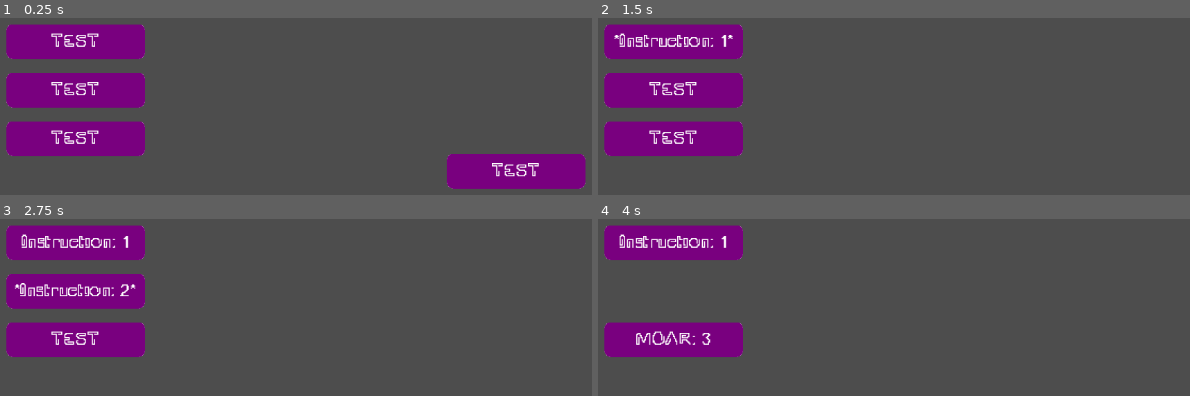
Above: before the commit, frames 1-4 (two rows, left to right).
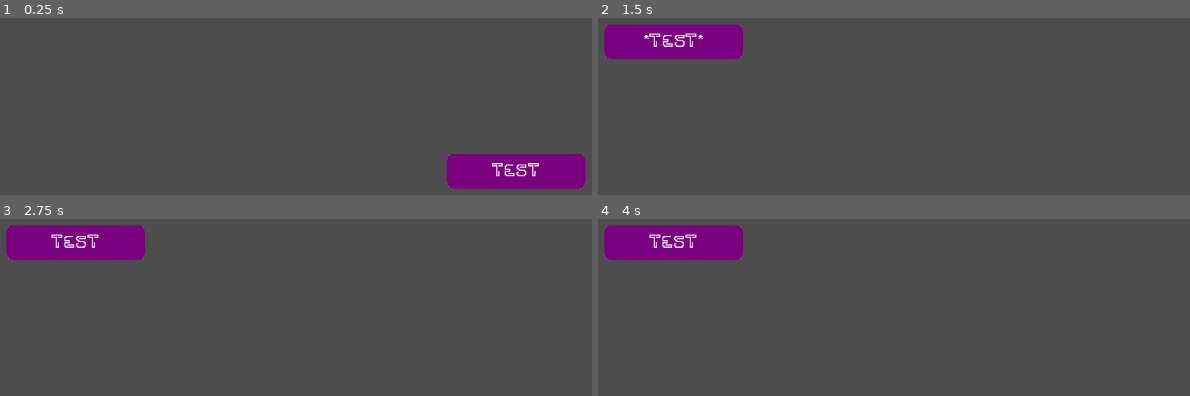
Above: after the commit, the same moments.

Repository: drakin769/GameJam2024
Game: Godot game, scene res://level.tscn
The game is run twice, just before and just after one commit, with the same random seed, the same clock (stepped at 60 frames per second) and the same inputs.
Inputs (mouse positions are in pixels of both pictures, inside the frame that each line leads up to):
- Up to frame 1 (0.25 s): no input
- Up to frame 2 (1.5 s): tap Enter at 0.5 s; move the mouse to (1113, 171) at 0.52 s; press the mouse at (1113, 171) at 0.53 s; tap Space at 1.25 s; move the mouse to (674, 41) at 1.27 s; release the mouse at (674, 41) at 1.28 s; click (674, 41) at 1.35 s
- Up to frame 3 (2.75 s): tap Enter at 2 s; move the mouse to (76, 291) at 2.02 s; press the mouse at (76, 291) at 2.03 s
- Up to frame 4 (4 s): tap Space at 2.75 s; move the mouse to (674, 339) at 2.77 s; release the mouse at (674, 339) at 2.78 s; click (674, 339) at 2.85 s; tap Enter at 3.5 s; move the mouse to (1172, 326) at 3.52 s; press the mouse at (1172, 326) at 3.53 s

The runs differ from the first frame. In frame 1, 14% of the frame differs, in the area x 1-25%, y 3-78%; in frame 2, 10%; in frame 3, 10%; in frame 4, 5.4%.

Commit message:
trying something with user-interfaces

Diff:
--- /dev/null
+++ b/ControlInstruction.tscn
@@ -0,0 +1,17 @@
+[gd_scene load_steps=3 format=3 uid="uid://co31uua5lqah3"]
+
+[ext_resource type="Script" path="res://control_instruction.gd" id="1_yvtmr"]
+[ext_resource type="PackedScene" uid="uid://c8b40isxv7bp5" path="res://Instruction.tscn" id="2_l5qpr"]
+
+[node name="ControlInstruction" type="Control"]
+layout_mode = 3
+anchors_preset = 15
+anchor_right = 1.0
+anchor_bottom = 1.0
+grow_horizontal = 2
+grow_vertical = 2
+mouse_filter = 1
+script = ExtResource("1_yvtmr")
+
+[node name="Instruction" parent="." instance=ExtResource("2_l5qpr")]
+position = Vector2(101, 25)
--- /dev/null
+++ b/control_instruction.gd
@@ -0,0 +1,44 @@
+extends Control
+
+@onready var instruction_node: Node2D = $Instruction
+
+
+var child_data = null;
+
+func _ready():
+	print("classing _ready in control_instruction", instruction_node)
+	_initialize_instruction_internal();
+	update_control_size()
+
+## This is called from the outside, on some other classe's onready, so be careful with this.
+func initialize_instruction(data: Dictionary):
+	print("attempting to init instruction", data)
+	child_data = data;
+
+func _initialize_instruction_internal():
+	print("_initialize_instruction_internal", child_data)
+	if instruction_node && child_data:
+		# Assuming data contains the necessary information for the Instruction node
+		instruction_node.givename(child_data["blockname"])
+		instruction_node.number = child_data["number"]
+		#instruction_node.unlocked = data["unlocked"]
+		#instruction_node.is_held = data["is_held"]
+		#instruction_node.able_to_be_held = data["able_to_be_held"]
+	else:
+		print("no Instruction found :(")
+
+
+
+func update_control_size():
+	var node_size = get_node2d_size(instruction_node)
+	print("Node2D size: ", node_size)
+	custom_minimum_size = node_size
+	size = node_size
+
+func get_node2d_size(node: Node2D) -> Vector2:
+	# Assume the Node2D has a child Sprite2D
+	var sprite = node.get_child(0) if node.get_child_count() > 0 else null
+	if sprite and sprite is Sprite2D:
+		return sprite.texture.get_size() * sprite.scale
+	else:
+		return Vector2(100, 100) # Default size if no Sprite2D found
--- a/global.gd
+++ b/global.gd
@@ -1,2 +1,11 @@
 extends Node
 var is_dragging = false
+
+var game_area_grid: GridContainer = null
+
+signal game_area_grid_loaded(grid: GridContainer)
+
+func set_game_area_grid_container(container: GridContainer):
+	print("set and emit() grid", container)
+	game_area_grid = container
+	game_area_grid_loaded.emit(container)
--- a/instruction.gd
+++ b/instruction.gd
@@ -6,6 +6,7 @@
 	#hard shut down it from moving, like if an instruction is left there for a puzzle, or at end of level
 var offset: Vector2
 var blockname = "TEST"
+var number: int = 0
 
 func _on_area_2d_mouse_entered():
 	if not global.is_dragging:
@@ -27,5 +28,6 @@
 			global_position=get_global_mouse_position() - offset
 		elif Input.is_action_just_released("click"):
 			global.is_dragging = false
+
 func givename(proposedname):
 	blockname = proposedname
--- a/level.gd
+++ b/level.gd
@@ -3,12 +3,33 @@
 var instruction_counter = 0
 
 func _ready():
-	create_instruction("Instruction: ")
-	create_instruction("Instruction: ")
-	create_instruction("MOAR: ")
-func create_instruction(blockname):
-	var new_block = preload("res://Instruction.tscn").instantiate()
-	new_block.global_position = instruction_spawn_point[instruction_counter]
+	global.game_area_grid_loaded.connect(_create_blocks)
+
+
+func _create_blocks(grid: GridContainer):
+	print("_create_blocks", grid, global.game_area_grid)
+	create_instruction("Instruction: ", grid)
+	create_instruction("Instruction: ", grid)
+	create_instruction("MOAR: ", grid)
+
+func create_instruction(blockname, grid: GridContainer = null):
+	var new_instruction_scene = preload("res://ControlInstruction.tscn").instantiate()
+	#var new_block = preload("res://Instruction.tscn").instantiate()
+	#new_block.global_position = instruction_spawn_point[instruction_counter]
+
 	instruction_counter+=1
-	add_child(new_block)
-	new_block.givename(blockname+str(instruction_counter))
+	var data = {
+		"blockname": blockname + str(instruction_counter),
+		"number": instruction_counter
+	}
+
+	new_instruction_scene.initialize_instruction(data)
+
+	if grid:
+		grid.add_child(new_instruction_scene)
+	elif global.game_area_grid:
+		global.game_area_grid.add_child(new_instruction_scene)
+	else:
+		print("boo, no grid")
+	#add_child(new_block)
+	#new_block.givename(blockname+str(instruction_counter))
--- /dev/null
+++ b/ui/userInterface.tscn
@@ -0,0 +1,57 @@
+[gd_scene load_steps=4 format=3 uid="uid://km6kufih6kn"]
+
+[ext_resource type="PackedScene" uid="uid://ruehn53ruu7l" path="res://game.tscn" id="1_qqseu"]
+[ext_resource type="Script" path="res://ui/user_interface.gd" id="1_sta5w"]
+
+[sub_resource type="CanvasItemMaterial" id="CanvasItemMaterial_vnx8p"]
+
+[node name="Control" type="Control"]
+layout_mode = 3
+anchors_preset = 15
+anchor_right = 1.0
+anchor_bottom = 1.0
+grow_horizontal = 2
+grow_vertical = 2
+mouse_filter = 1
+script = ExtResource("1_sta5w")
+
+[node name="HBoxContainer" type="HBoxContainer" parent="."]
+y_sort_enabled = true
+material = SubResource("CanvasItemMaterial_vnx8p")
+layout_mode = 1
+anchors_preset = -1
+anchor_right = 1.0
+anchor_bottom = 0.5
+offset_bottom = 3.0
+grow_horizontal = 2
+
+[node name="consoleDisplay" type="PanelContainer" parent="HBoxContainer"]
+layout_mode = 2
+size_flags_horizontal = 3
+mouse_filter = 1
+
+[node name="PaperDisplay" type="PanelContainer" parent="HBoxContainer"]
+layout_mode = 2
+size_flags_horizontal = 3
+
+[node name="PlayArea" type="PanelContainer" parent="."]
+layout_mode = 1
+anchors_preset = -1
+anchor_top = 0.5
+anchor_right = 1.0
+anchor_bottom = 1.0
+offset_top = 1.0
+grow_horizontal = 2
+grow_vertical = 0
+mouse_filter = 1
+
+[node name="Game" parent="PlayArea" instance=ExtResource("1_qqseu")]
+
+[node name="GridContainer" type="GridContainer" parent="PlayArea/Game"]
+unique_name_in_owner = true
+offset_top = 159.0
+offset_right = 8.0
+offset_bottom = 163.0
+size_flags_horizontal = 0
+size_flags_vertical = 4
+columns = 3
--- /dev/null
+++ b/ui/user_interface.gd
@@ -0,0 +1,11 @@
+extends Control
+
+@onready var instructions_grid: GridContainer = %GridContainer
+
+func _ready():
+	# Set the global reference to the GridContainer
+	global.set_game_area_grid_container(instructions_grid)
+
+# Called every frame. 'delta' is the elapsed time since the previous frame.
+func _process(delta: float) -> void:
+	pass
